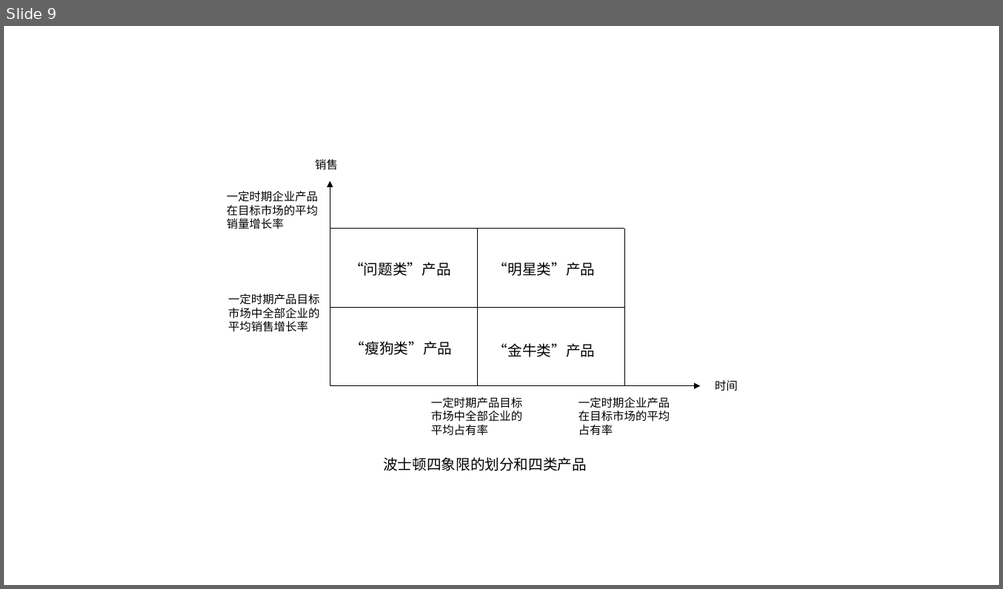
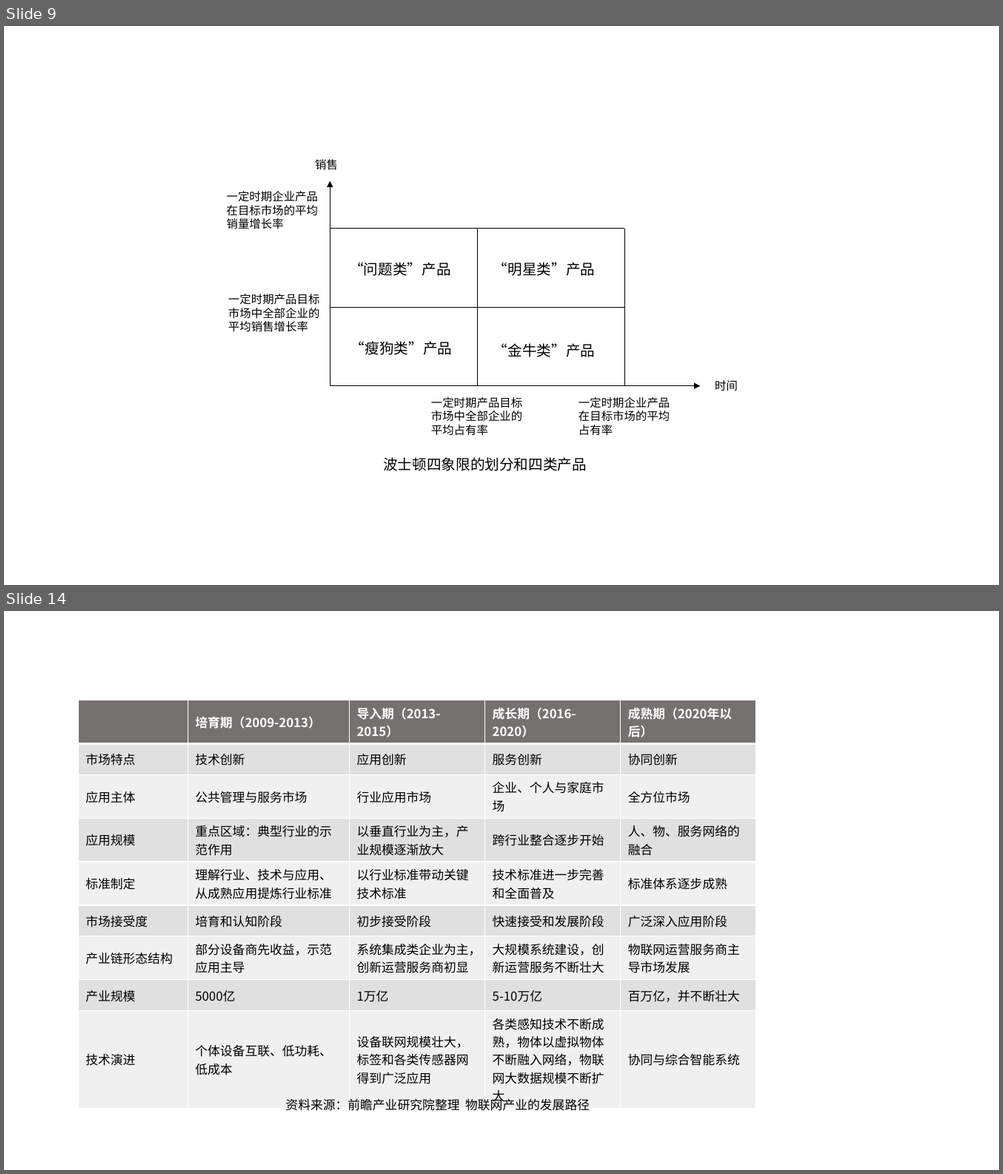
Before and after one commit to MarioYoung/lunwen, a slide deck: 图例集合.pptx. Shown one above the other, each under a label of ours: slide 9 before the commit, slides 9 and 14 after it; the slides between them are not shown. The pictures are 1003x589 and 1003x1174 pixels, drawn with LibreOffice and Linux fonts; fonts in the diff are those of the drawing. Boxes give left, top, right and bottom in pixels: in the first picture for what was removed or moved away, otherwise in the second. Text is boxed around its words. In the diff, an @@ line names an element or a change of style, - is before the commit and + after.

```diff
--- a/图例集合.pptx
+++ b/图例集合.pptx
@@ slide 14 added at (x1=4, y1=611, x2=999, y2=1170), background #FFFFFF @@
@@ table added at (x1=78, y1=701, x2=757, y2=1108), 9 rows, 5 columns @@
+ | 培育期（2009-2013） | 导入期（2013-2015） | 成长期（2016-2020） | 成熟期（2020年以后）
+市场特点 | 技术创新 | 应用创新 | 服务创新 | 协同创新
+应用主体 | 公共管理与服务市场 | 行业应用市场 | 企业、个人与家庭市场 | 全方位市场
+应用规模 | 重点区域：典型行业的示范作用 | 以垂直行业为主，产业规模逐渐放大 | 跨行业整合逐步开始 | 人、物、服务网络的融合
+标准制定 | 理解行业、技术与应用、从成熟应用提炼行业标准 | 以行业标准带动关键技术标准 | 技术标准进一步完善和全面普及 | 标准体系逐步成熟
+市场接受度 | 培育和认知阶段 | 初步接受阶段 | 快速接受和发展阶段 | 广泛深入应用阶段
+产业链形态结构 | 部分设备商先收益，示范应用主导 | 系统集成类企业为主，创新运营服务商初显 | 大规模系统建设，创新运营服务不断壮大 | 物联网运营服务商主导市场发展
+产业规模 | 5000亿 | 1万亿 | 5-10万亿 | 百万亿，并不断壮大
+技术演进 | 个体设备互联、低功耗、低成本 | 设备联网规模壮大，标签和各类传感器网得到广泛应用 | 各类感知技术不断成熟，物体以虚拟物体不断融入网络，物联网大数据规模不断扩大 | 协同与综合智能系统
@@ text added at (x1=285, y1=1097, x2=589, y2=1111), 12 pt, text #000000 @@
+资料来源：前瞻产业研究院整理 物联网产业的发展路径
```
Also in this commit, not shown: 12 other slides added, 2 other files.
